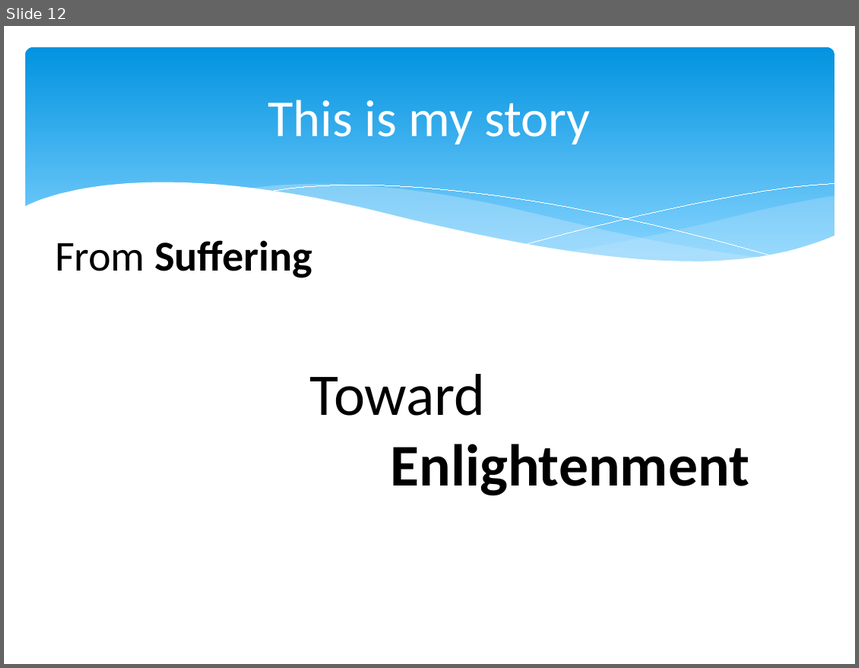
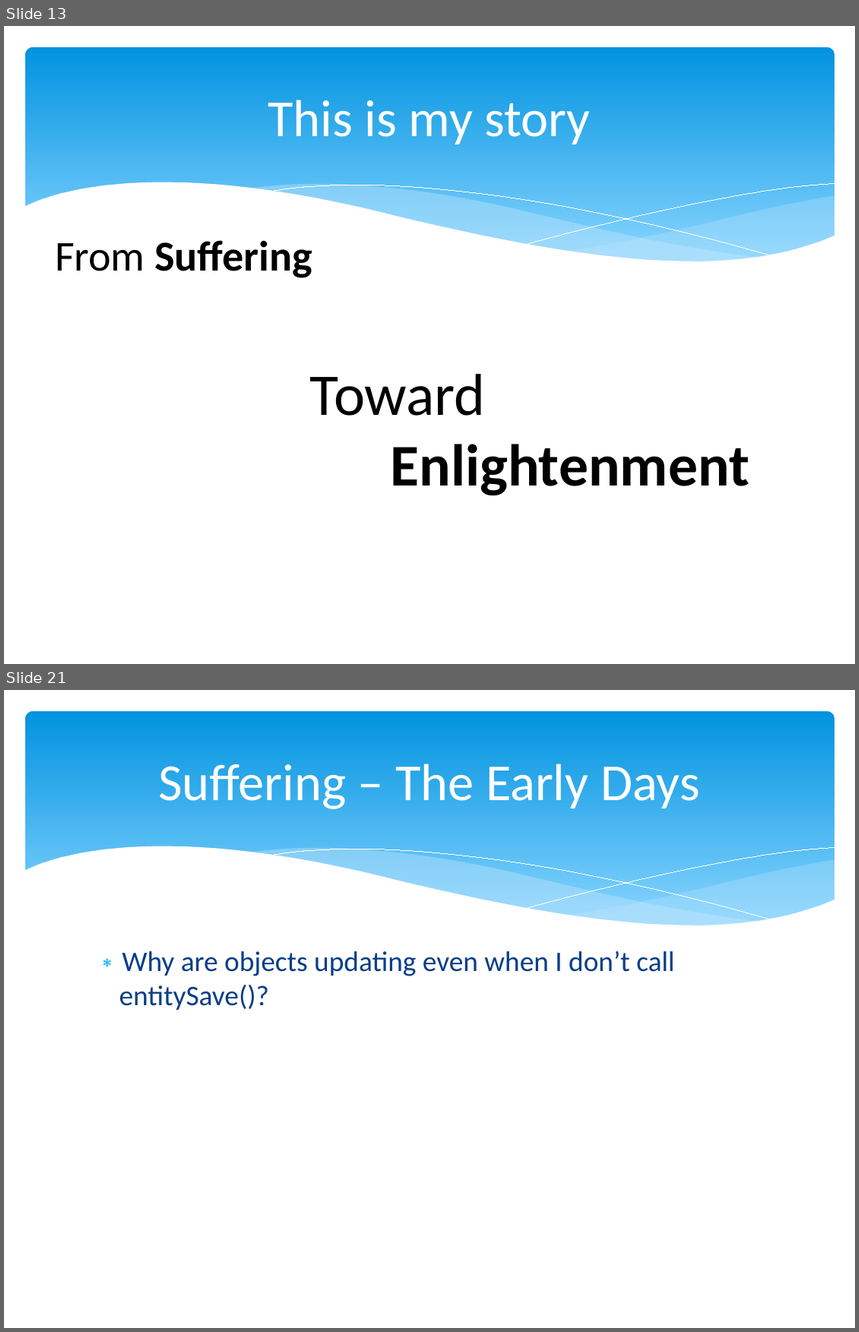
Before and after one commit to marcesher/mxunit-cfmeetups, a slide deck: CFObjective_ORMZen/preso/orm_zen.ppt.pptx. Shown one above the other, each under a label of ours: slide 12 before the commit, slides 13 and 21 after it; the slides between them are not shown. The pictures are 859x668 and 859x1332 pixels, drawn with LibreOffice and Linux fonts; fonts in the diff are those of the drawing. Boxes give left, top, right and bottom in pixels: in the first picture for what was removed or moved away, otherwise in the second. Text is boxed around its words. In the diff, an @@ line names an element or a change of style, - is before the commit and + after.

```diff
--- a/CFObjective_ORMZen/preso/orm_zen.ppt.pptx
+++ b/CFObjective_ORMZen/preso/orm_zen.ppt.pptx
@@ slide 21 added at [4, 690, 855, 1328], background #FFFFFF; not listed: 6 template elements that a slide beside it also shows @@
@@ title added at [158, 764, 700, 809], 44 pt, text #FFFFFF @@
+Suffering – The Early Days
@@ text added at [120, 951, 674, 1010], 24 pt, text #073E87 @@
+∗ Why are objects updating even when I don’t call entitySave()?
@@ what was slide 12 is now slide 13 @@
```
Also in this commit, not shown: 3 slides changed, 37 other slides added, 10 other files.
